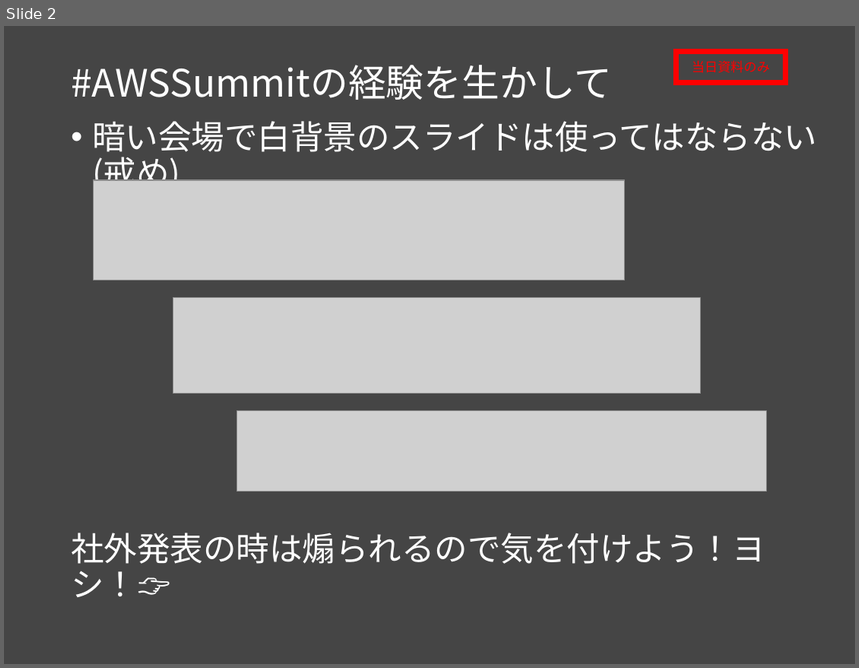
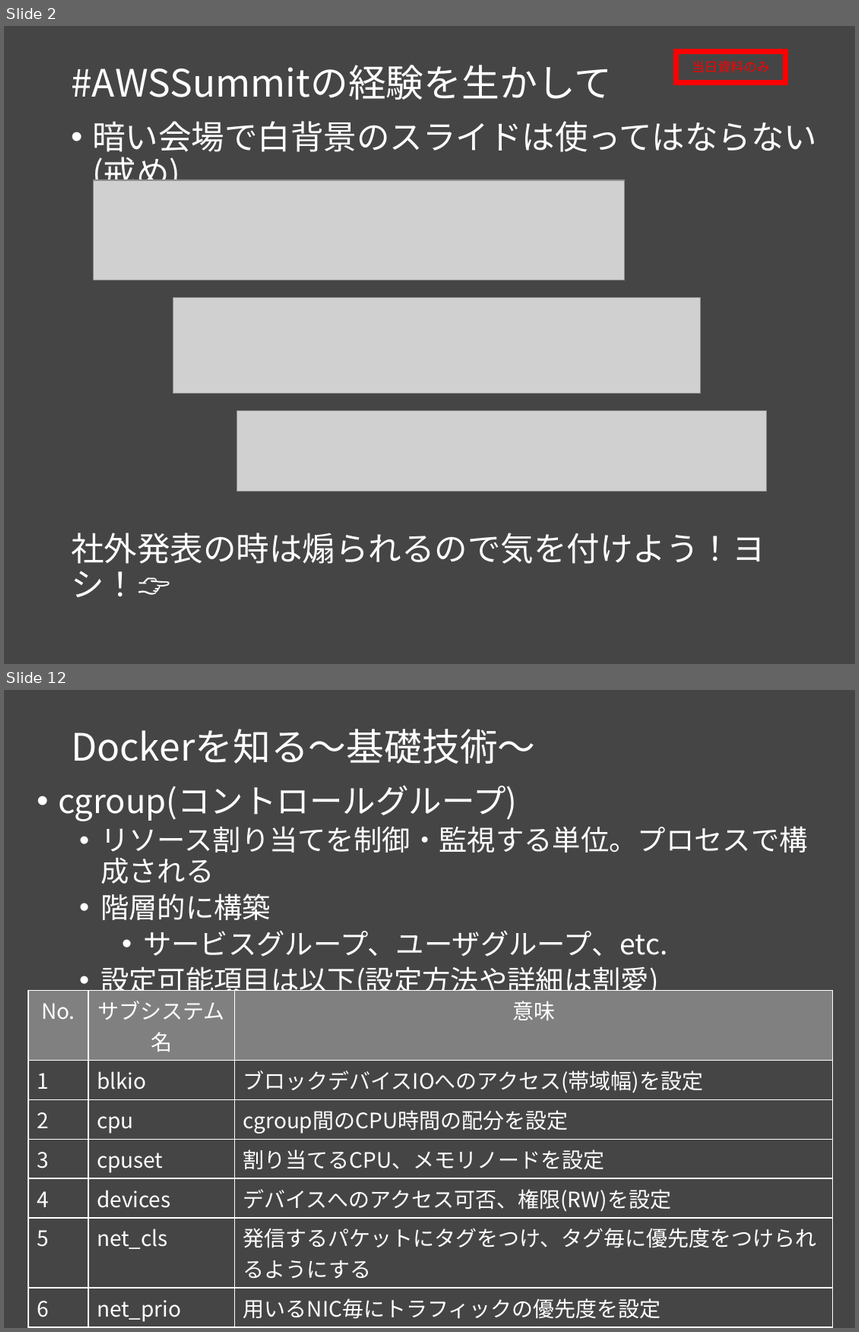
Before and after one commit to msntts/workshop_docker, a slide deck: docker勉強会Vol1.pptx. Shown one above the other, each under a label of ours: slide 2 before the commit, slides 2 and 12 after it; the slides between them are not shown. The pictures are 859x668 and 859x1332 pixels, drawn with LibreOffice and Linux fonts; fonts in the diff are those of the drawing; grey boxes stand for pictures. Boxes give left, top, right and bottom in pixels: in the first picture for what was removed or moved away, otherwise in the second. Text is boxed around its words. In the diff, an @@ line names an element or a change of style, - is before the commit and + after.

Commit message:
Dockerを知る完成

```diff
--- a/docker勉強会Vol1.pptx
+++ b/docker勉強会Vol1.pptx
@@ slide 12 added at <box>4,690,855,1328</box>, background #454545 @@
@@ title added at <box>71,729,536,764</box>, 32 pt, text #FFFFFF @@
+Dockerを知る～基礎技術～
@@ text added at <box>58,785,808,999</box>, 24 pt, text #FFFFFF @@
+• cgroup(コントロールグループ)
+  • リソース割り当てを制御・監視する単位。プロセスで構成される
+  • 階層的に構築
+    • サービスグループ、ユーザグループ、etc.
+  • 設定可能項目は以下(設定方法や詳細は割愛)
@@ table added at <box>28,990,833,1325</box>, 8 rows, 3 columns @@
+No. | サブシステム名 | 意味
+1 | blkio | ブロックデバイスIOへのアクセス(帯域幅)を設定
+2 | cpu | cgroup間のCPU時間の配分を設定
+3 | cpuset | 割り当てるCPU、メモリノードを設定
+4 | devices | デバイスへのアクセス可否、権限(RW)を設定
+5 | net_cls | 発信するパケットにタグをつけ、タグ毎に優先度をつけられるようにする
+6 | net_prio | 用いるNIC毎にトラフィックの優先度を設定
+7 | ns | プロセスが所属するnamespaceを設定
```
Also in this commit, not shown: 9 slides changed, 5 other slides added, 1 slide removed.
